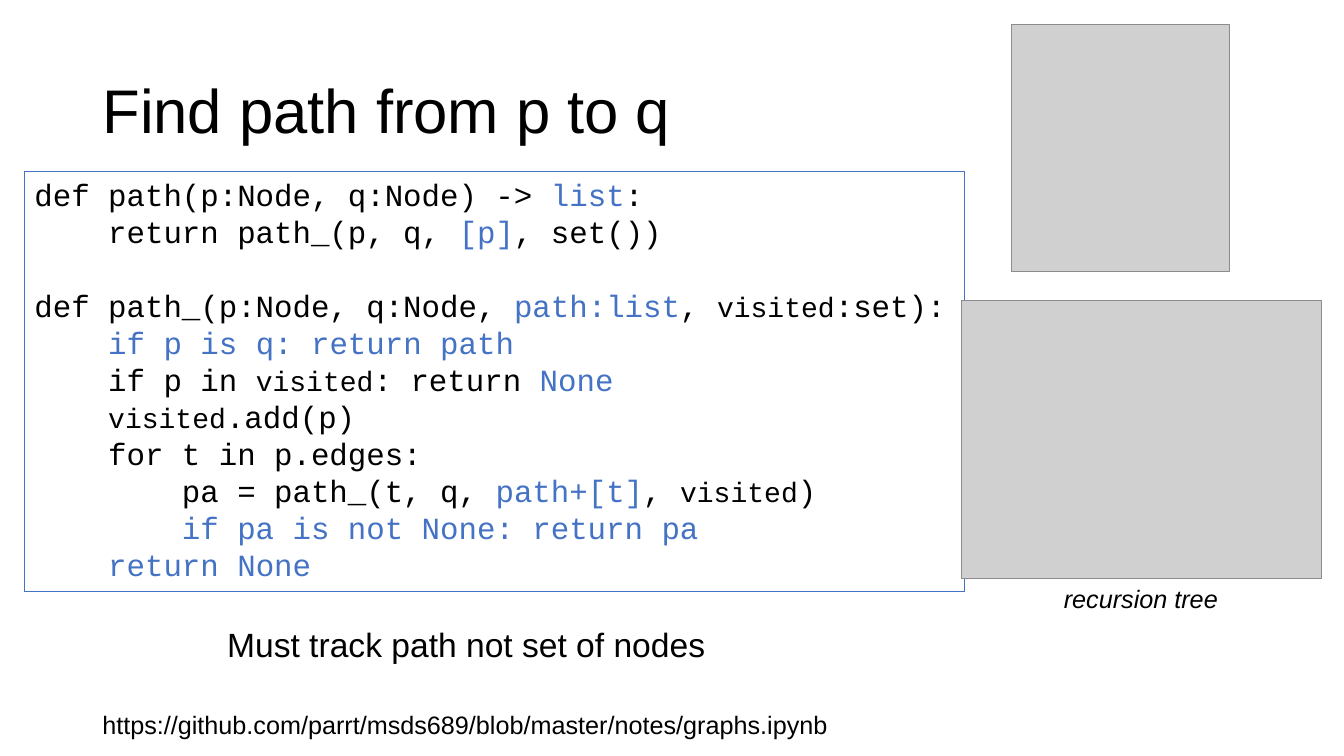
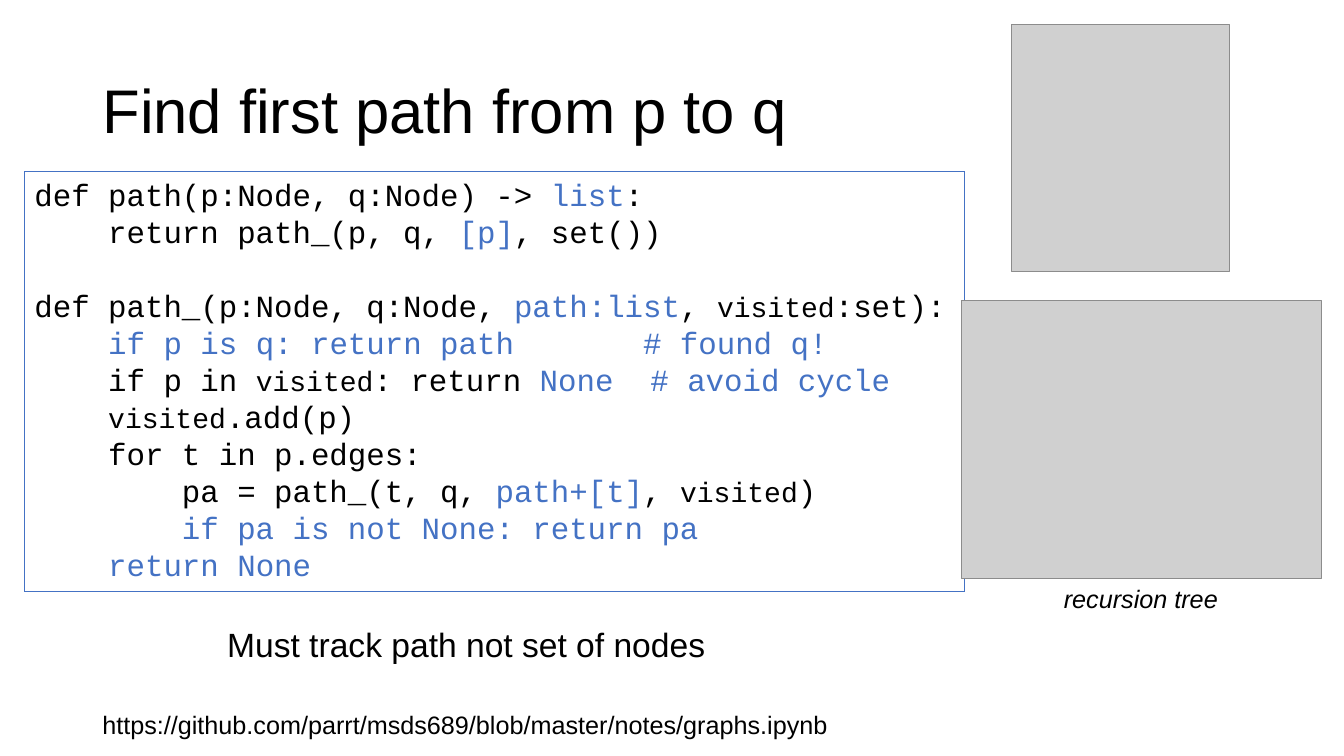
Before and after one commit to parrt/msds689, a slide deck: slide 15 of notes/graphs.pptx. Drawn at 1344x756 pixels with LibreOffice and Linux fonts; fonts in the diff are those of the drawing; grey boxes stand for pictures; background and template pictures are left out. Boxes give left, top, right and bottom in pixels: in the first picture for what was removed or moved away, otherwise in the second. Text is boxed around its words. In the diff, an @@ line names an element or a change of style, - is before the commit and + after.

```diff
--- a/notes/graphs.pptx
+++ b/notes/graphs.pptx
@@ title at (102,88,786,145): text changed @@
-Find path from p to q
+Find first path from p to q
@@ text in rectangle at (108,332,890,398): text changed @@
-if p is q: return path
-if p in visited: return None
+if p is q: return path # found q!
+if p in visited: return None # avoid cycle
```
Also in this commit, not shown: 10 other slides changed, 2 other files.
